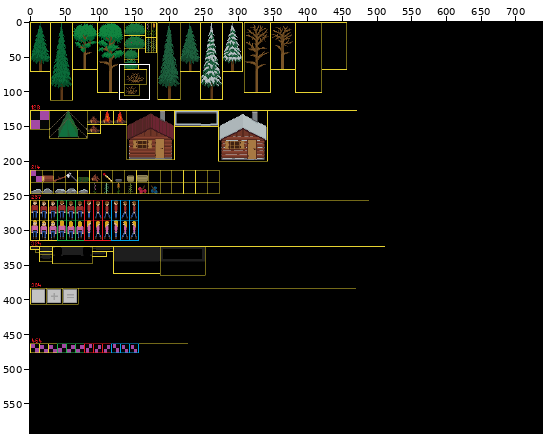
Two states of a sprite sheet, Textures/Textures.png. Above, an overview of the earlier version with the close-up marked.
Close-up. Old version:
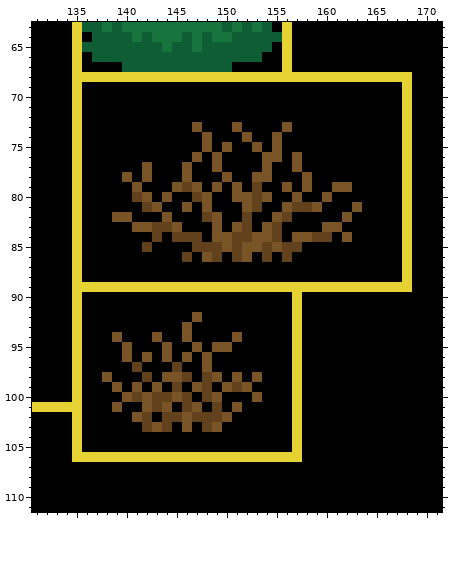
The file is 738x592 pixels. Colours within 5 levels of each other are drawn and written as one. Shown: x 131..171, y 63..111.
The same view after the edit:
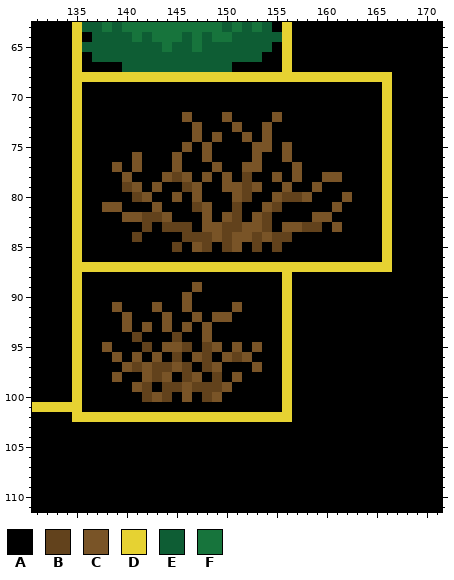
Palette (. is transparent): A #000000  B #62421c  C #795427  D #e6d232  E #0e5d34  F #17743c
Changes in this commit:
Changed rows in their new state; - is an unchanged pixel.
first column x 135:
 68 --------------------------------AA
 69 -------------------------------D-A
 70 -------------------------------D-A
 71 -------------------------------D-A
 72 -----------C---C----C----------D-A
 73 -------------------C-A---------D-A
 74 ------------CAC----CA----------D-A
 75 -----------C---A---CAC---------D-A
 76 ------C---C-ACA---CAACA--------D-A
 77 ----C-CA--CA-----CCA-----------D-A
 78 -------A-CB--C---BAAC-CA-CC----D-A
 79 -----B--C-A---AC-BC----AC-AA---D-A
 80 ---------AC-CA---BAACBBC-A-C---D-A
 81 ---CC--A---AB---BAACBAAAA-C-A--D-A
 82 ----A-CBB----CACBACBAA--CC-A---D-A
 83 ------ABA-BB-C-BBCCBACCBBA-----D-A
 84 ------B-A-A--B-BCCB--BAAAA-A---D-A
 85 -------A--B-C-ABCABABAA--------D-A
 86 -----------A-AA-AA-A-A---------D-A
 87 -DDDDDDDDDDDDDDDDDDDDDDDDDDDDDDD-A
 88 ---------------------D-----------A
 89 -AAAAAAAAAAACAAAAAAAA-AAAAAAAAAAAA
 90 -----------C---------DA-----------
 91 ----C---C--C----C----DA-----------
 92 -----C---C----CC-----DA-----------
 93 -----C-C-C---C-------DA-----------
 94 ----A-B-A-BA-C--A----DA-----------
 95 ---C-A-B--CBAB-AC-C--DA-----------
 96 ----CACACABACB-CBC---DA-----------
 97 -----C-CBBCB-BC---C--DA-----------
 98 ---AC--CB-A-CAB---A--DA-----------
 99 ----A--BAB-CB-B-AA---DA-----------
100 -----AABC-AC------A--DA-----------
101 ----A--AAA-AA-A-A----DA-----------
102 -DDDDDDDDDDDDDDDDDDDDDA-----------
103 A------AAA-A-AA-------A-----------
104 A---------------------A-----------
105 A---------------------A-----------
106 AAAAAAAAAAAAAAAAAAAAAAA-----------
